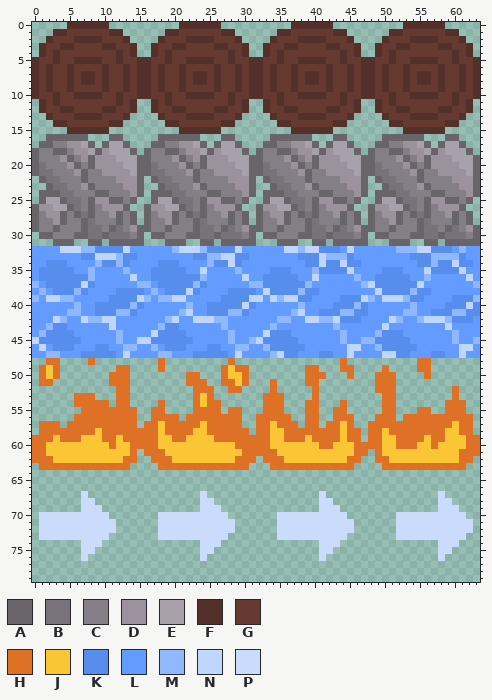
Edited in one commit: sprite sheet (assets/art/tiles/Blocks-Sheet.png). Above is the file before it was changed.
The file is 64x80 pixels. Colours within 5 levels of each other are drawn and written as one.
Palette (. is transparent): A #68646a  B #78737b  C #847e87  D #9b929e  E #a8a0ab  F #54302a  G #663931  H #df7126  J #fbc636  K #578ded  L #639bff  M #90b8ff  N #bfd6ff  P #cbdbfc
Now the later version:
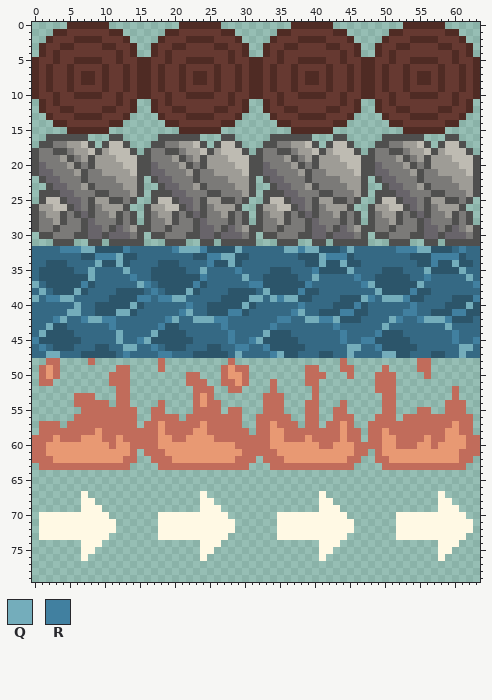
Colours new in this view: Q #74adbb  R #4180a0
Edits made:
@@ palette @@
-A #68646a
+A #4f4f4e
-B #78737b
+B #68646a
-C #847e87
+C #7b7a78
-D #9b929e
+D #9e9c96
-E #a8a0ab
+E #bebbb2
-F #54302a
+F #4f2b24
-H #df7126
+H #c16c5b
-J #fbc636
+J #e89973
-K #578ded
+K #2c556a
-L #639bff
+L #356984
-P #cbdbfc
+P #fff9e4
@@ x 0..63 @@
 31 ...AAA..AA.AAAAA...AAA..AA.AAAAA...AAA..AA.AAAAA...AAA..AA.AAAAA
-32 LLLLNNNMMKKKKNLLLLLLMNNNMKKKKNLLLLLLNNMNNKKKLNLLLLLLMMMNNKKKLMLL
-33 LLLLLLLKKNNNMKKLLLLLLLLKKMMNNKKLLLLLLLKKKNMMMKLLLLLLLLKKKMMMMKLL
-34 LLKKKLLLLMKKMKLLLLKKKLLLLMKKNKLLLLLLLLLKKNKKNKKLLLLLLLLKKMKKNKKL
-35 LKKKKKLLMLLLLMLLLKKKKKLLNLLLLMLLLLKKKLLLMKKKKNLLLLKKKLLLNKKKKNLL
-36 LKKKKKKKMLLLLLNLLKKKKKKKMLLLLLNLLKKKKKLLNLLLLLMLLKKKKKLLMLLLLLNL
-37 MLKKKKKNKLLLLLLMMLKKKKKMKLLLLLLMMKKKKKKMLLLLLLLMNKKKKKKNLLLLLLLM
-38 LMLKKKMKLLLLKKKKLMLKKKNKLLLLKKKKLNKKKKMKKLLLLLLLLNKKKKMKKLLLLLLL
-39 MLNNMMLLLLLKKKKNMLMMNNLLLLLKKKKNNLNMNNKKLLLLKKKNMLNNNMKKLLLLKKKM
-40 LLLLLLMLLKKKKKMKLLLLLLMLLKKKKKNKLLLLLLMLLLLKKKMKLLLLLLMLLLLKKKNK
-41 LLLLLMMLLKKKMMKLLLLLLMNLLKKKMMKLLLLLLMNLLKKKMMKKLLLLLMMLLKKKMMKK
-42 LLLNMLLNMMNNLLLLLLLMNLLNNNMMLLLLLLLMMLLNNMMNKKKLLLLNMLLMNNNMKKKL
-43 LLMKKLLLLLLNLLLLLLMKKLLLLLLMLLLLLLMLLLLLLLLMLLLLLLNLLLLLLLLNLLLL
-44 LMKKKKLLLLLLMLLLLNKKKKLLLLLLMLLLLNKKKLLLLLLLMLLLLMKKKLLLLLLLMLLL
-45 NKKKKKKLLLLLMLLNNKKKKKKLLLLLMLLMNKKKKKLLLLLLMLLMMKKKKKLLLLLLMLLM
-46 LNLKKKLLLKKLLMMLLMLKKKLLLKKLLMMLLMKKKKKLLLLLLNNLLMKKKKKLLLLLLNNL
-47 LLMMLLLKKKKKLNLLLLMMLLLKKKKKLNLLLLMNKKLLLKKLLNLLLLNNKKLLLKKLLNLL
+32 LLLLRRRQQKKKKRLLLLLLRQQQRKKKKQLLLLLLQQRQQKKKLQLLLLLLRRRQQKKKLRLL
+33 LLLLLLLKKRRRQKKLLLLLLLLKKRRQQKKLLLLLLLKKKQRRRKLLLLLLLLKKKRRRRKLL
+34 LLKKKLLLLQKKQKLLLLKKKLLLLRKKQKLLLLLLLLLKKQKKQKKLLLLLLLLKKRKKQKKL
+35 LKKKKKLLQLLLLQLLLKKKKKLLQLLLLRLLLLKKKLLLRKKKKQLLLLKKKLLLQKKKKQLL
+36 LKKKKKKKQLLLLLRLLKKKKKKKRLLLLLQLLKKKKKLLQLLLLLRLLKKKKKLLRLLLLLQL
+37 QLKKKKKRKLLLLLLQRLKKKKKRKLLLLLLRRKKKKKKRLLLLLLLRQKKKKKKQLLLLLLLR
+38 LQLKKKQKLLLLKKKKLRLKKKQKLLLLKKKKLQKKKKRKKLLLLLLLLQKKKKRKKLLLLLLL
+39 QLRRQQLLLLLKKKKRRLRRQQLLLLLKKKKQQLQRQQKKLLLLKKKQRLQQQRKKLLLLKKKR
+40 LLLLLLQLLKKKKKQKLLLLLLRLLKKKKKQKLLLLLLRLLLLKKKRKLLLLLLRLLLLKKKQK
+41 LLLLLQQLLKKKQQKLLLLLLRQLLKKKRRKLLLLLLRQLLKKKRRKKLLLLLRRLLKKKRRKK
+42 LLLRQLLRQQRRLLLLLLLRQLLQQQRRLLLLLLLRRLLQQRRQKKKLLLLQRLLRQQQRKKKL
+43 LLQKKLLLLLLRLLLLLLRKKLLLLLLRLLLLLLRLLLLLLLLRLLLLLLQLLLLLLLLQLLLL
+44 LQKKKKLLLLLLQLLLLQKKKKLLLLLLRLLLLQKKKLLLLLLLRLLLLRKKKLLLLLLLRLLL
+45 RKKKKKKLLLLLQLLRQKKKKKKLLLLLRLLRQKKKKKLLLLLLRLLRRKKKKKLLLLLLRLLR
+46 LRLKKKLLLKKLLQQLLRLKKKLLLKKLLRRLLRKKKKKLLLLLLQQLLRKKKKKLLLLLLQQL
+47 LLQQLLLKKKKKLRLLLLRRLLLKKKKKLQLLLLRQKKLLLKKLLQLLLLQQKKLLLKKLLQLL
 48 ..HH....H.........H.........H...............H..........HH.......
Where, in picture pixels (left, top, right, bottom), the same in both pictures:
changed: (32, 22, 480, 561)
